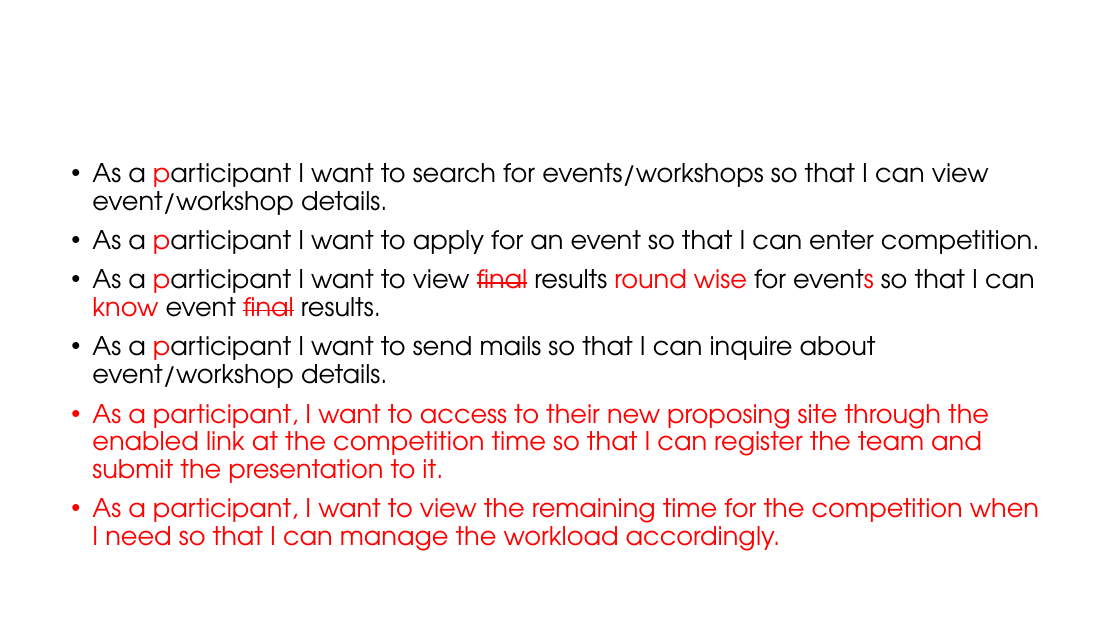
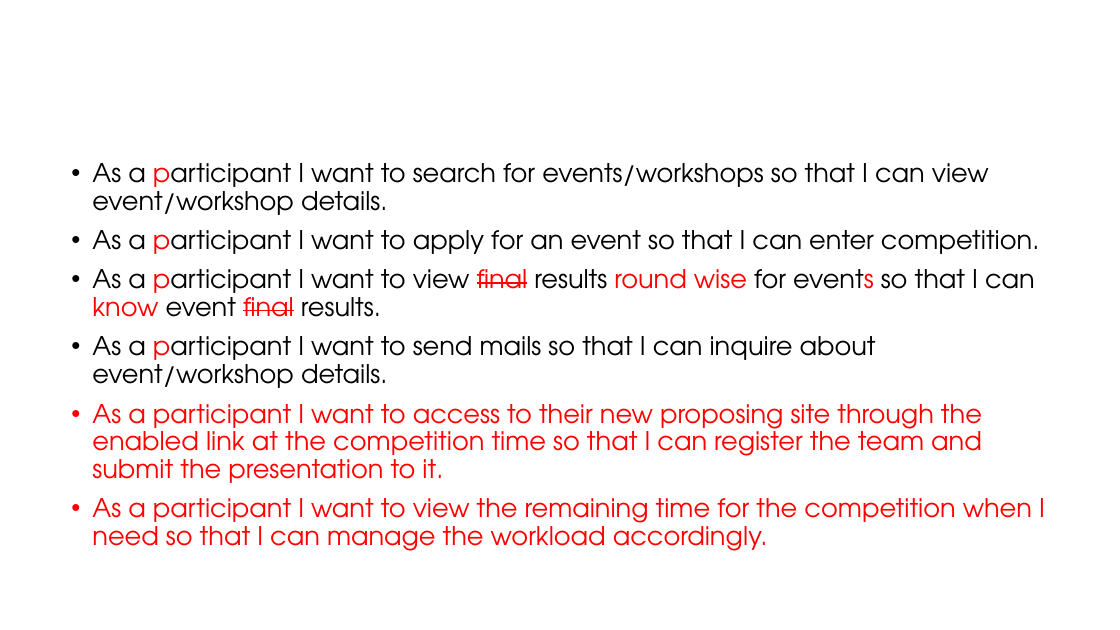
Before and after one commit to Sajith16/CSSEDocs, a slide deck: slide 13 of CodeFest-Management-Tool.pptx. Drawn at 1120x630 pixels with LibreOffice and Linux fonts; fonts in the diff are those of the drawing; background and template pictures are left out. Boxes give left, top, right and bottom in pixels: in the first picture for what was removed or moved away, otherwise in the second. Text is boxed around its words. In the diff, an @@ line names an element or a change of style, - is before the commit and + after.

```diff
--- a/CodeFest-Management-Tool.pptx
+++ b/CodeFest-Management-Tool.pptx
@@ text at (92,404,1045,551): text changed @@
-• As a participant, I want to access to their new proposing site through the enabled link at the competition time so that I can register the team and submit the presentation to it.
-• As a participant, I want to view the remaining time for the competition when I need so that I can manage the workload accordingly.
+• As a participant I want to access to their new proposing site through the enabled link at the competition time so that I can register the team and submit the presentation to it.
+• As a participant I want to view the remaining time for the competition when I need so that I can manage the workload accordingly.
```
Also in this commit, not shown: 2 other slides changed, 1 other file.
